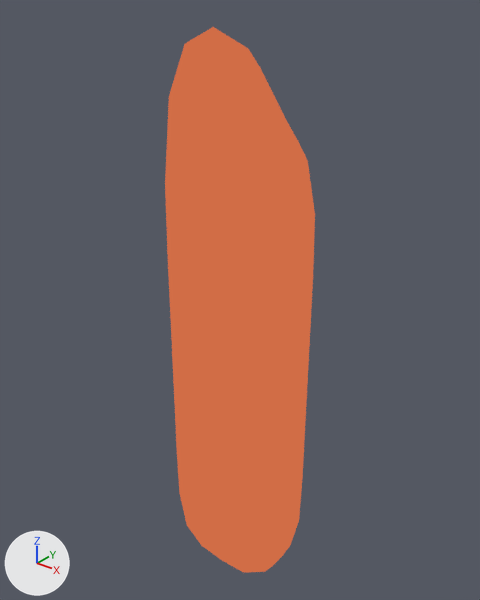
A saved change to the glTF model web/static/assets/boat.gltf.
Before and after are seen from a 50 mm lens placed at (0.648, -0.88, 0.63), pointed at (-0.018, -0.048, 0.114). The lights are fixed; the arrows at lower left show +X, +Y and +Z.

Script lines for the objects in view, before the commit:
```python
mat_material_001 = bpy.data.materials.new('Material.001')
mat_material_001.use_nodes = True; mat_material_001.node_tree.nodes.clear()
_N = mat_material_001.node_tree.nodes; _L = mat_material_001.node_tree.links
n0 = _N.new('ShaderNodeEmission'); n0.name = 'Emission'
n0.inputs[0].default_value = (0.639, 0.153, 0.0615, 1.0)  # 'Color', orange #d16d46
n1 = _N.new('ShaderNodeLightPath'); n1.name = 'Light Path'
n2 = _N.new('ShaderNodeBsdfTransparent'); n2.name = 'Transparent BSDF'
n3 = _N.new('ShaderNodeMixShader'); n3.name = 'Mix Shader'
n4 = _N.new('ShaderNodeOutputMaterial'); n4.name = 'Material Output'
_L.new(n1.outputs[0], n3.inputs[0])  # 'Is Camera Ray' to 'Factor'
_L.new(n2.outputs[0], n3.inputs[1])  # 'BSDF' to 'Shader'
_L.new(n0.outputs[0], n3.inputs[2])  # 'Emission' to 'Shader'
_L.new(n3.outputs[0], n4.inputs[0])  # 'Shader' to 'Surface'
me_boat = bpy.data.meshes.new('Boat')
me_boat.from_pydata(...)  # 354 vertices, 704 faces; spans x -0.125..0.125, y -0.134..0.0, z -0.45..0.568
me_boat.materials.append(mat_material_001)
ob_boat = bpy.data.objects.new('Boat', me_boat)
ob_boat.location = (0.0, 0.0, 0.0)
```
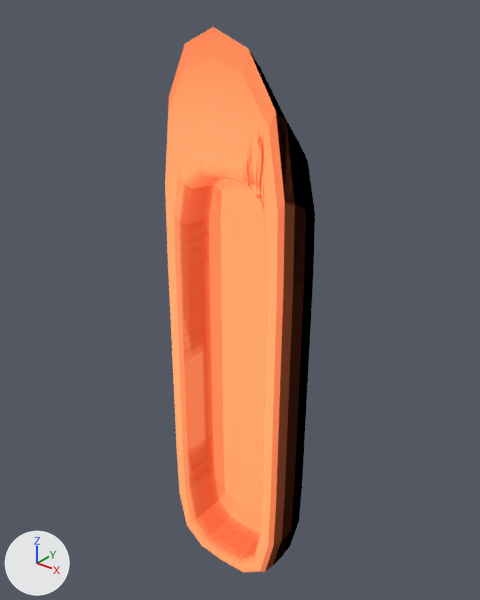
What differs and where, as boxes [x1, y1, x2, y2] in the pictures (480 x 600 px):
'Boat', surface changed: [165, 27, 315, 573] in both

Edits to the bpy script that builds the scene:
```text
Add img_texture_bake:
    img_texture_bake = load_image('texture_bake', '_unpacked/texture_bake', 2048, 2048, 'sRGB')
Change mat_material_001:
    where n0 = _N.new('ShaderNodeEmission'); n0.name = 'Emission'
    remove n0.inputs[0].default_value = (0.639, 0.153, 0.0615, 1.0)  # 'Color', orange #d16d46
    add n5 = _N.new('ShaderNodeTexImage'); n5.name = 'Image Texture'
    add n5.image = img_texture_bake
    add n5.extension = 'EXTEND'
    add _L.new(n5.outputs[0], n0.inputs[0])  # 'Color' to 'Color'
```
